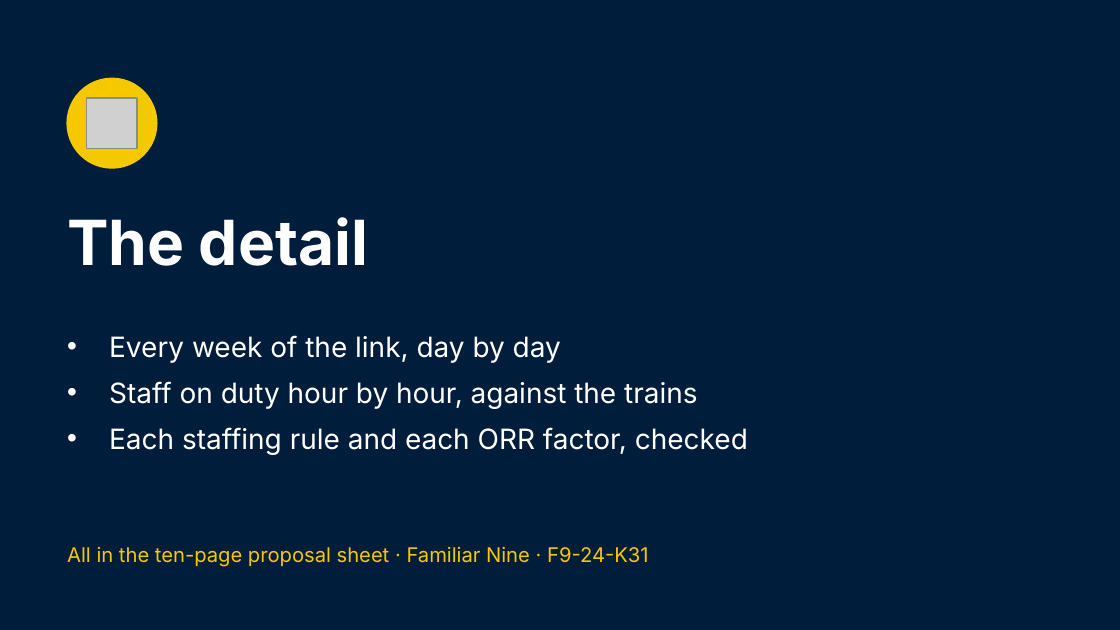
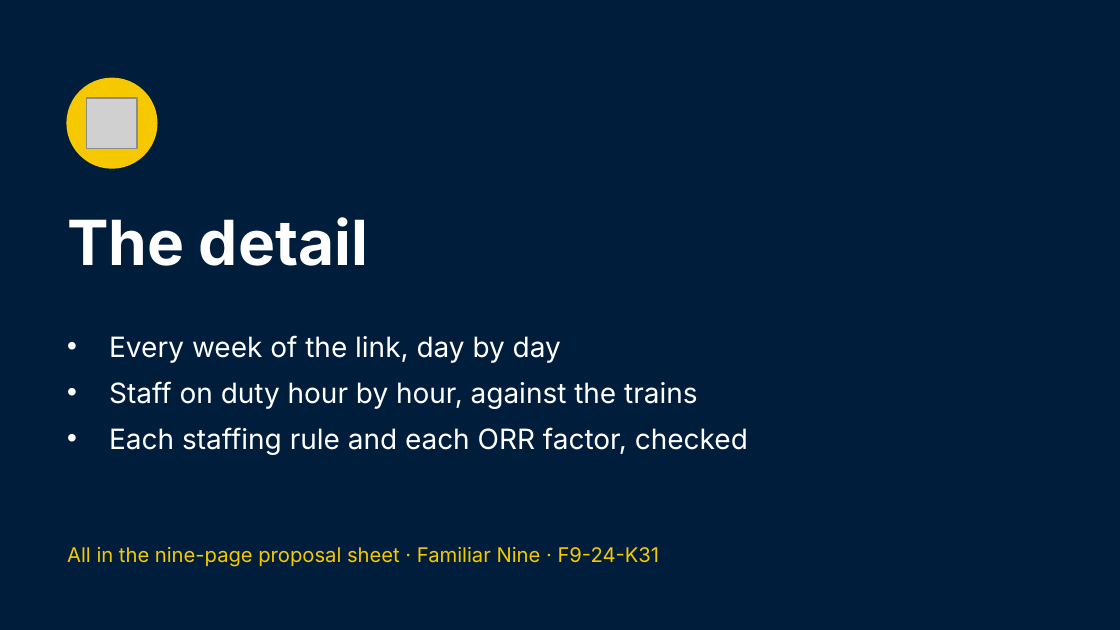
Before and after one commit to Garethdavidmiller/roster-app, a slide deck: slide 10 of docs/proposals/presentations/Familiar-Nine-for-managers.pptx. Drawn at 1120x630 pixels with LibreOffice and Linux fonts; fonts in the diff are those of the drawing; grey boxes stand for pictures. Boxes give left, top, right and bottom in pixels: in the first picture for what was removed or moved away, otherwise in the second. Text is boxed around its words. In the diff, an @@ line names an element or a change of style, - is before the commit and + after.

```diff
--- a/docs/proposals/presentations/Familiar-Nine-for-managers.pptx
+++ b/docs/proposals/presentations/Familiar-Nine-for-managers.pptx
@@ text at [67, 547, 660, 567]: text changed @@
-All in the ten-page proposal sheet · Familiar Nine · F9-24-K31
+All in the nine-page proposal sheet · Familiar Nine · F9-24-K31
```
Also in this commit, not shown: 4 other slides changed, 40 other files.
